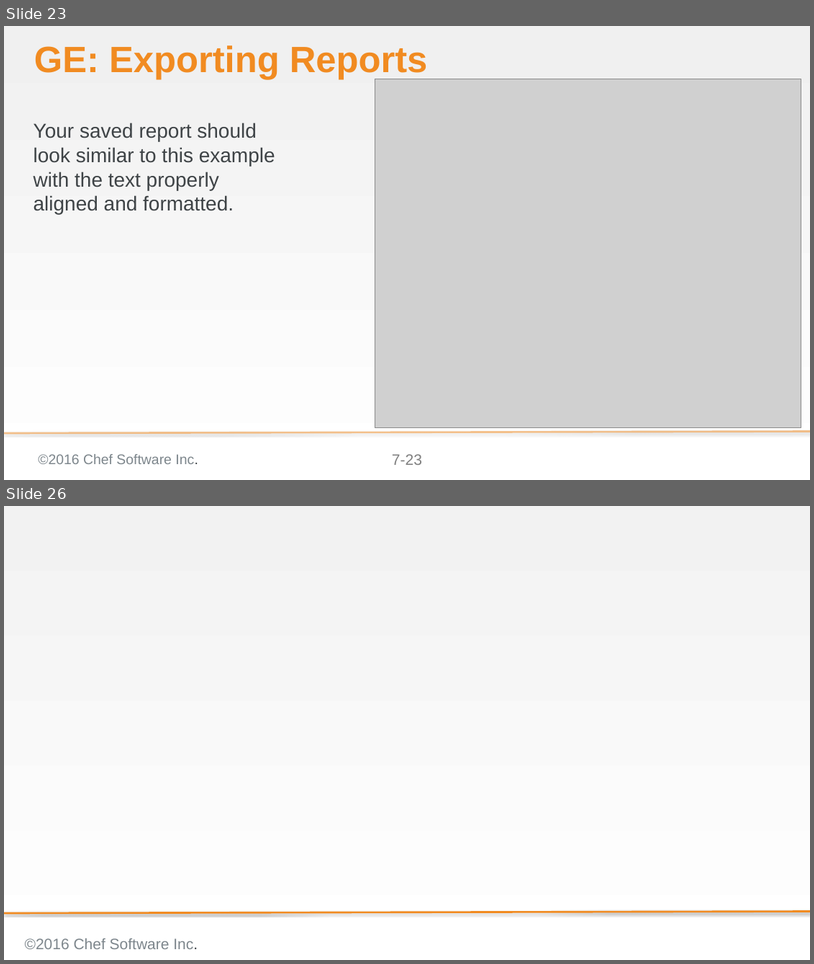
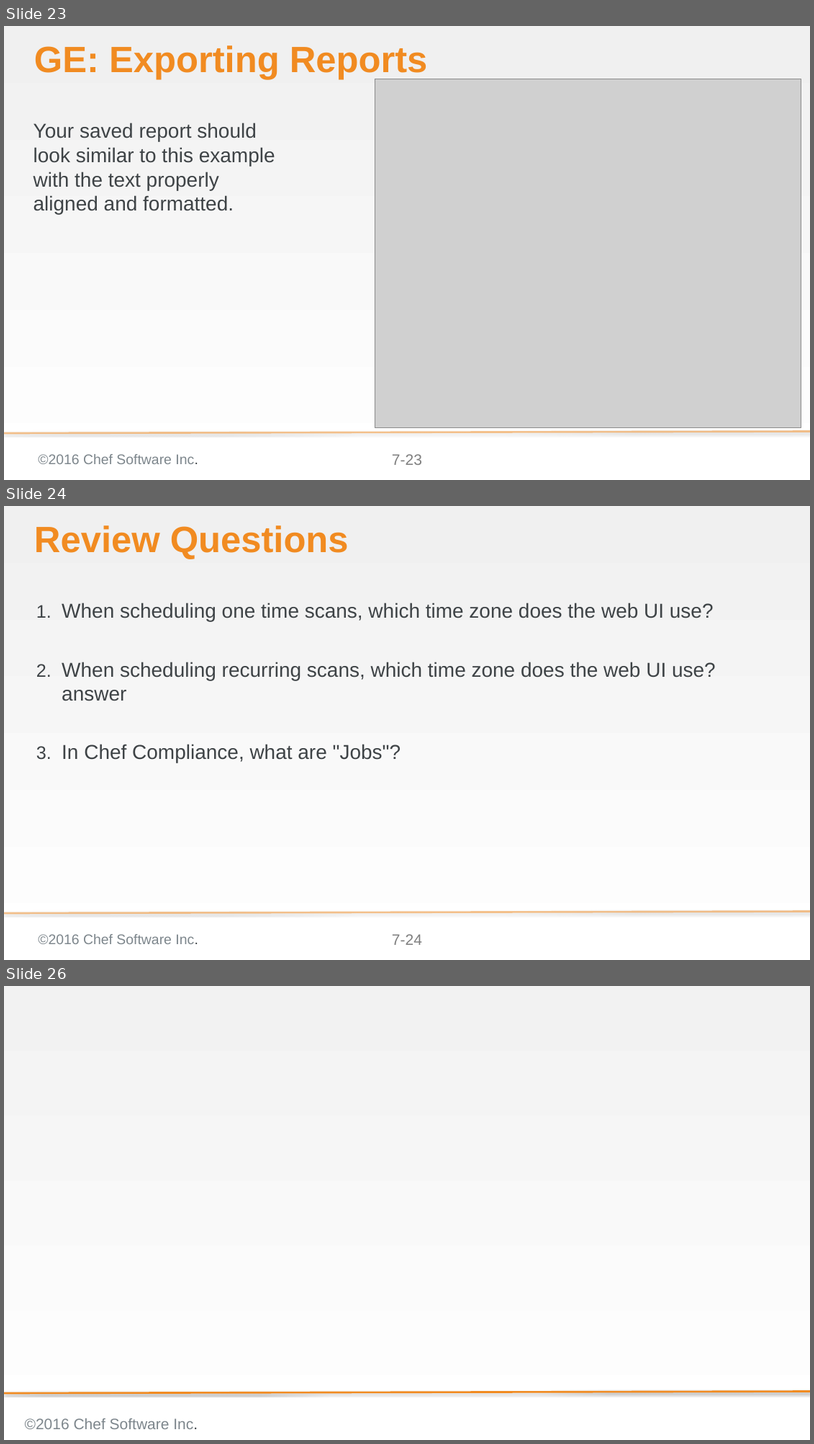
Before and after one commit to bchamby/chef-compliance-installation-configuration-operation, a slide deck: 07-scheduling-scans-reports.pptx. Shown one above the other, each under a label of ours: slides 23 and 26 before the commit, slides 23, 24 and 26 after it; the slides between them are not shown. The pictures are 814x964 and 814x1444 pixels, drawn with LibreOffice and Linux fonts; fonts in the diff are those of the drawing; grey boxes stand for pictures; background and template pictures are left out. Boxes give left, top, right and bottom in pixels: in the first picture for what was removed or moved away, otherwise in the second. Text is boxed around its words. In the diff, an @@ line names an element or a change of style, - is before the commit and + after.

Commit message:
Added intial quiz questions

```diff
--- a/07-scheduling-scans-reports.pptx
+++ b/07-scheduling-scans-reports.pptx
@@ slide 24 added at box(4, 506, 810, 960), background gradient #F0F0F0 to #FFFFFF; not listed: 3 template elements that a slide beside it also shows @@
@@ title added at box(34, 525, 349, 559), 58 pt, text #F18B21, bold @@
+Review Questions
@@ text added at box(62, 602, 716, 763), 32 pt, text #3E4346 @@
+1. When scheduling one time scans, which time zone does the web UI use?
+2. When scheduling recurring scans, which time zone does the web UI use?
+   answer
+3. In Chef Compliance, what are "Jobs"?
```
Also in this commit, not shown: 1 slide changed, 1 slide removed, 1 other file.
